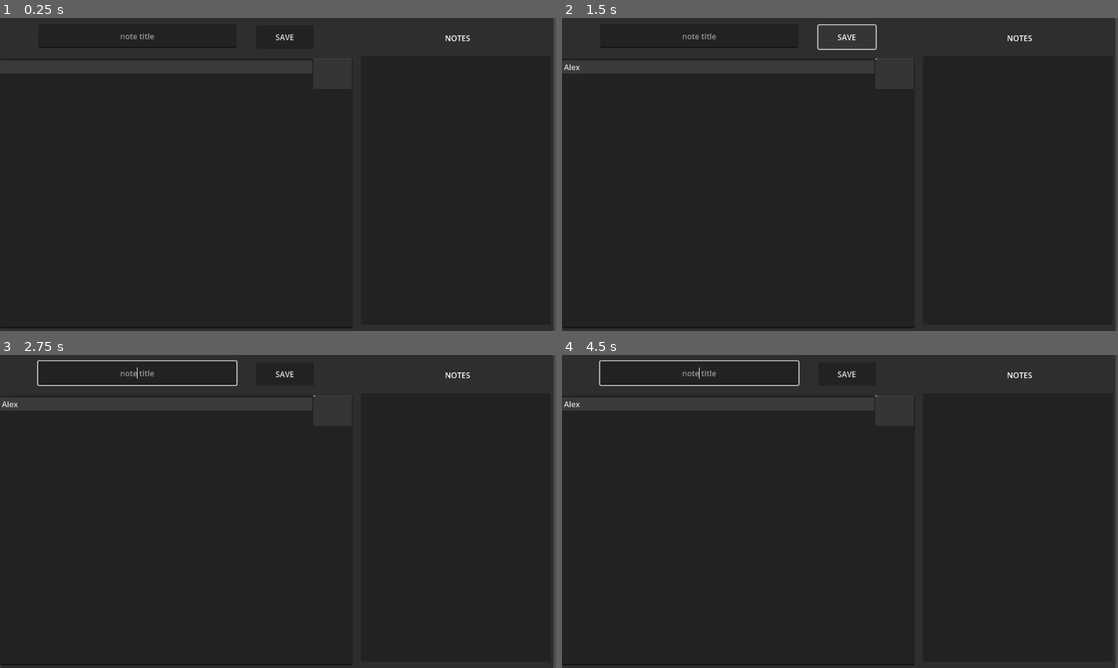
Above: before the commit, frames 1-4 (two rows, left to right).
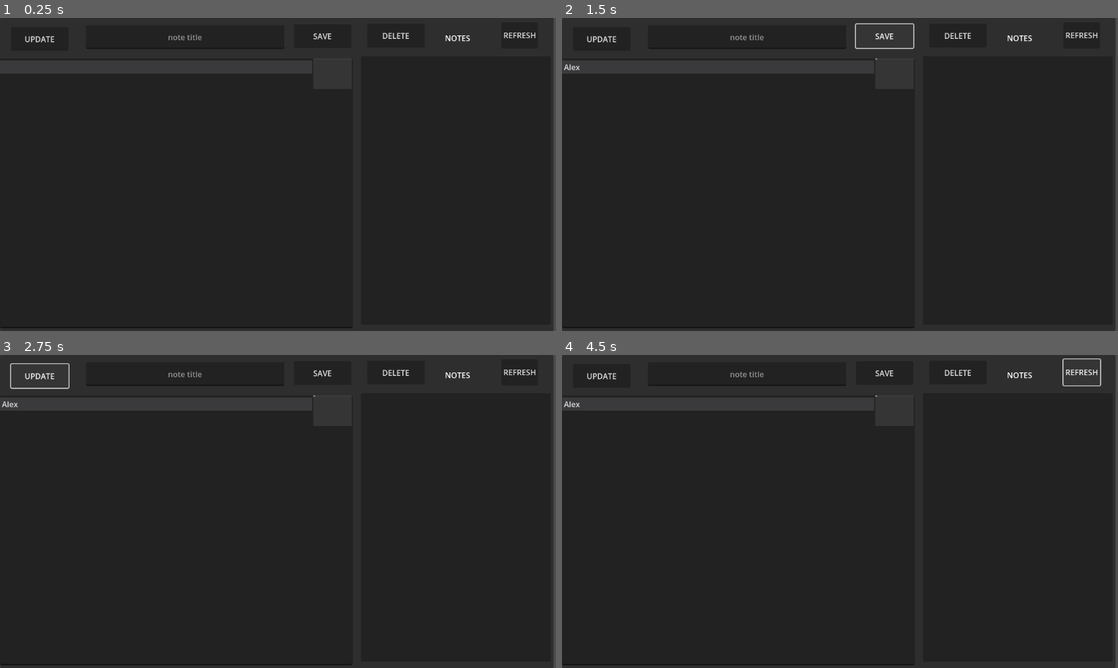
Above: after the commit, the same moments.

Repository: amzker/Gsheet_Godot
Game: Godot game, scene res://Example.tscn
The game is run twice, just before and just after one commit, with the same random seed, the same clock (stepped at 60 frames per second) and the same inputs.
Inputs (mouse positions are in pixels of both pictures, inside the frame that each line leads up to):
- Up to frame 1 (0.25 s): no input
- Up to frame 2 (1.5 s): click (739, 193) at 0.52 s; type "Alex" at 0.6 s; click "SAVE" at 1.25 s
- Up to frame 3 (2.75 s): click (38, 376) at 2 s, where only the run after the commit has a clickable "UPDATE"
- Up to frame 4 (4.5 s): click (1079, 373) at 2.75 s, where only the run after the commit has a clickable "REFRESH"; click (600, 376) at 3.5 s, where only the run after the commit has a clickable "UPDATE"; click (1079, 373) at 4.25 s, where only the run after the commit has a clickable "REFRESH"

The runs differ from the first frame. In frame 1, 0.4% of the frame differs, in the area x 4-97%, y 4-10%; in frame 2, 0.7%; in frame 3, 0.9%, in the area x 1-97%, y 1-11%; in frame 4, 0.8%.

Commit message:
v2

Diff:
--- a/Example.tscn
+++ b/Example.tscn
@@ -18,10 +18,10 @@
 metadata/_edit_use_anchors_ = true
 
 [node name="title" type="LineEdit" parent="."]
-offset_left = 79.0
-offset_top = 13.0
-offset_right = 490.0
-offset_bottom = 62.0
+offset_left = 178.0
+offset_top = 15.0
+offset_right = 589.0
+offset_bottom = 64.0
 size_flags_horizontal = 6
 size_flags_vertical = 6
 placeholder_text = "note title"
@@ -44,13 +44,33 @@
 metadata/_edit_use_anchors_ = true
 
 [node name="save_button" type="Button" parent="."]
-offset_left = 531.0
-offset_top = 15.0
-offset_right = 650.0
-offset_bottom = 64.0
+offset_left = 609.0
+offset_top = 13.0
+offset_right = 728.0
+offset_bottom = 62.0
 size_flags_horizontal = 3
 size_flags_vertical = 3
 text = "SAVE"
+metadata/_edit_use_anchors_ = true
+
+[node name="delete" type="Button" parent="."]
+offset_left = 761.0
+offset_top = 12.0
+offset_right = 880.0
+offset_bottom = 61.0
+size_flags_horizontal = 3
+size_flags_vertical = 3
+text = "DELETE"
+metadata/_edit_use_anchors_ = true
+
+[node name="update" type="Button" parent="."]
+offset_left = 23.0
+offset_top = 19.0
+offset_right = 142.0
+offset_bottom = 68.0
+size_flags_horizontal = 3
+size_flags_vertical = 3
+text = "UPDATE"
 metadata/_edit_use_anchors_ = true
 
 [node name="note_list" type="ItemList" parent="."]
@@ -71,5 +91,16 @@
 
 [node name="HTTPRequest" type="HTTPRequest" parent="."]
 
+[node name="REFRESH" type="Button" parent="."]
+offset_left = 1039.0
+offset_top = 9.0
+offset_right = 1115.0
+offset_bottom = 63.0
+text = "REFRESH"
+metadata/_edit_use_anchors_ = true
+
 [connection signal="pressed" from="save_button" to="." method="_on_save_button_pressed"]
+[connection signal="pressed" from="delete" to="." method="_on_delete_pressed"]
+[connection signal="pressed" from="update" to="." method="_on_update_pressed"]
 [connection signal="item_selected" from="note_list" to="." method="_on_note_list_item_selected"]
+[connection signal="pressed" from="REFRESH" to="." method="_on_refresh_pressed"]
--- a/example.gd
+++ b/example.gd
@@ -32,28 +32,6 @@
 	request.connect("request_completed", _on_request_completed)
 	request.request(url,  ["Content-Type: application/json"], HTTPClient.METHOD_POST, json_data)
 
-# Fetch the list of notes (IDs and titles)
-func fetch_notes_list() -> void:
-	make_http_get_request("fetch_notes_list")
-
-# Fetch the text of a note by its ID
-func fetch_notes_text(id: int) -> void:
-	make_http_get_request("fetch_notes_content", {"id": id})
-
-# Save or update the note with the title and content
-func save_notes_texts() -> void:
-	var note_data = {
-		"title": title.text,
-		"text": note_text.text
-	}
-
-	make_http_post_request("create_new_note", note_data)
-	fetch_notes_list()
-
-
-# Called when the save button is pressed
-func _on_save_button_pressed() -> void:
-	await save_notes_texts()
 
 # Handles the request completion
 func _on_request_completed(result, response_code, headers, body) -> void:
@@ -79,9 +57,63 @@
 	else:
 		print("Error with response code: ", response_code, result, body.get_string_from_utf8())
 
+func save_note(method: String, id = null) -> void:
+	var note_data = {
+		"title": title.text,
+		"text": note_text.text
+	}
+	if id != null:
+		note_data["id"] = id
+	await make_http_post_request(method, note_data)
+
+func delete_note_by_id(id: int) -> void:
+	var note_data = {
+		"id": id
+	}
+	await make_http_post_request("delete_note", note_data)
+
+func get_selected_note_id():
+	var selected_items = note_list.get_selected_items()
+	if selected_items.size() > 0:
+		var item: String = note_list.get_item_text(selected_items[0])
+		var id = item.split(":")[0].strip_edges()
+		return int(id)
+	return null
+
+func get_selected_note_id_from_index(index: int) -> int:
+	var item: String = note_list.get_item_text(index)
+	var id = item.split(":")[0].strip_edges()
+	return int(id)
+
+func fetch_notes_list() -> void:
+	make_http_get_request("fetch_notes_list")
+
+func fetch_notes_text(id: int) -> void:
+	make_http_get_request("fetch_notes_content", {"id": id})
+
+
+func _on_save_button_pressed() -> void:
+	await save_note("create_new_note")
+	await fetch_notes_list()
+
+
+func _on_update_pressed() -> void:
+	var selected_id = get_selected_note_id()
+	if selected_id != null:
+		await save_note("save_existing_note", selected_id)
+		await fetch_notes_list()
+
+func _on_delete_pressed() -> void:
+	var selected_id = get_selected_note_id()
+	if selected_id != null:
+		await delete_note_by_id(selected_id)
+		await fetch_notes_list()
 
 func _on_note_list_item_selected(index: int) -> void:
-	var item: String = note_list.get_item_text(index)
-	var id = item.split(":",0)
-	print(id)
-	fetch_notes_text(int(id[0]))
+	var selected_id = get_selected_note_id_from_index(index)
+	if selected_id != null:
+		fetch_notes_text(selected_id)
+
+
+func _on_refresh_pressed() -> void:
+	fetch_notes_list()
